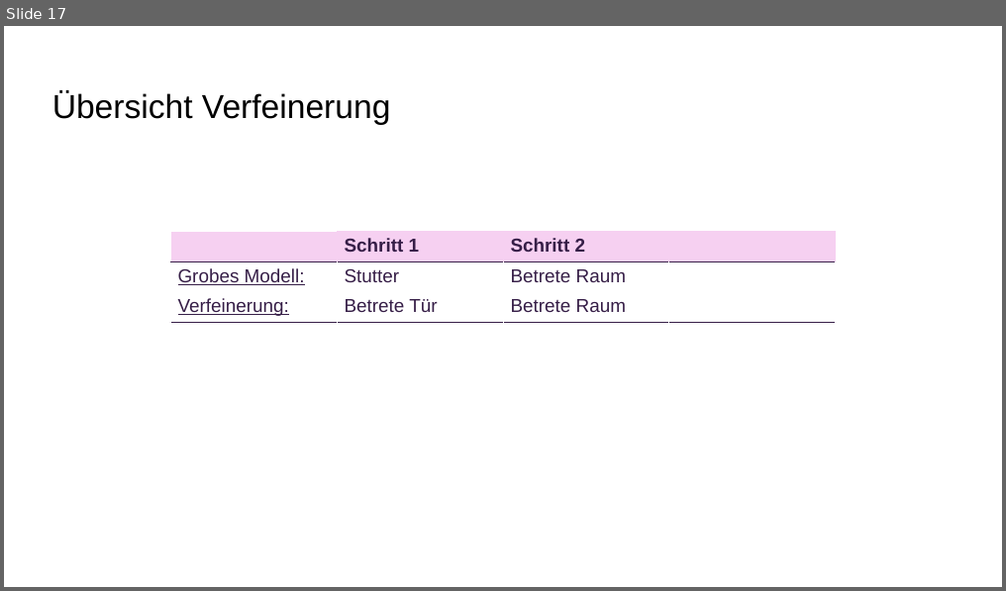
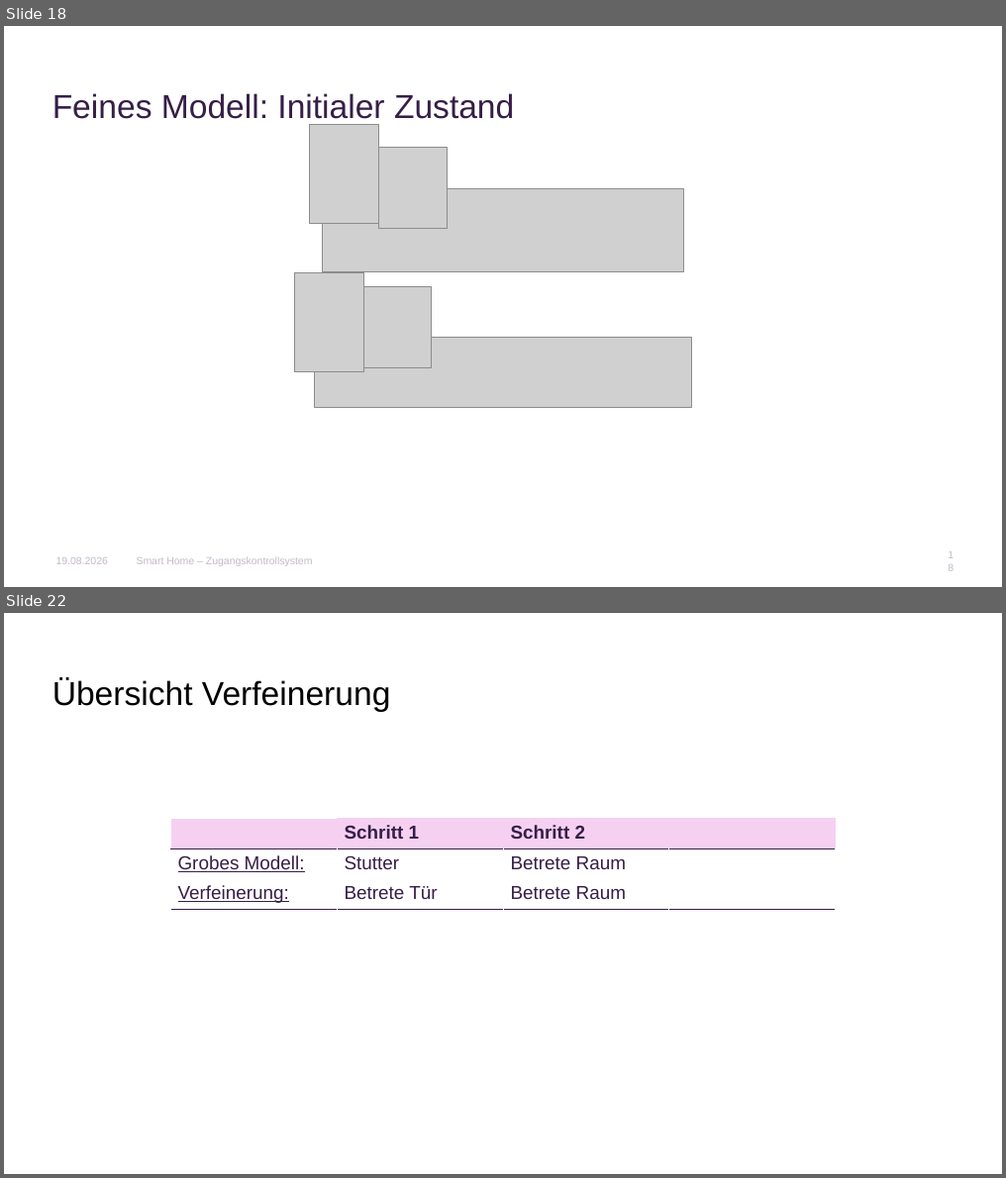
Before and after one commit to AnnaLiviaMartin/rs-smart-home, a slide deck: presentation/Smart_Home_Zugangskontrollsystem.pptx. Shown one above the other, each under a label of ours: slide 17 before the commit, slides 18 and 22 after it; the slides between them are not shown. The pictures are 1006x591 and 1006x1178 pixels, drawn with LibreOffice and Linux fonts; fonts in the diff are those of the drawing; grey boxes stand for pictures; background and template pictures are left out. Boxes give left, top, right and bottom in pixels: in the first picture for what was removed or moved away, otherwise in the second. Text is boxed around its words. In the diff, an @@ line names an element or a change of style, - is before the commit and + after.

```diff
--- a/presentation/Smart_Home_Zugangskontrollsystem.pptx
+++ b/presentation/Smart_Home_Zugangskontrollsystem.pptx
@@ slide 18 added at (4, 26, 1002, 587), background #FFFFFF @@
@@ title added at (53, 93, 514, 125), 32 pt, text #361E47 @@
+Feines Modell: Initialer Zustand
@@ picture added at (310, 125, 379, 224) @@
@@ picture added at (379, 148, 447, 229) @@
@@ picture added at (323, 189, 684, 273) @@
@@ picture added at (295, 274, 364, 372) @@
@@ picture added at (364, 287, 432, 369) @@
@@ picture added at (315, 338, 691, 408) @@
@@ text added at (56, 558, 108, 565), 10 pt, text #C4B9C8 @@
+19.08.2026
@@ text added at (137, 558, 313, 567), 10 pt, text #C4B9C8 @@
+Smart Home – Zugangskontrollsystem
@@ page number added at (944, 552, 957, 571), 10 pt, text #C4B9C8 @@
+18
@@ what was slide 17 is now slide 22 @@
```
Also in this commit, not shown: 10 slides changed, 8 other slides added.
